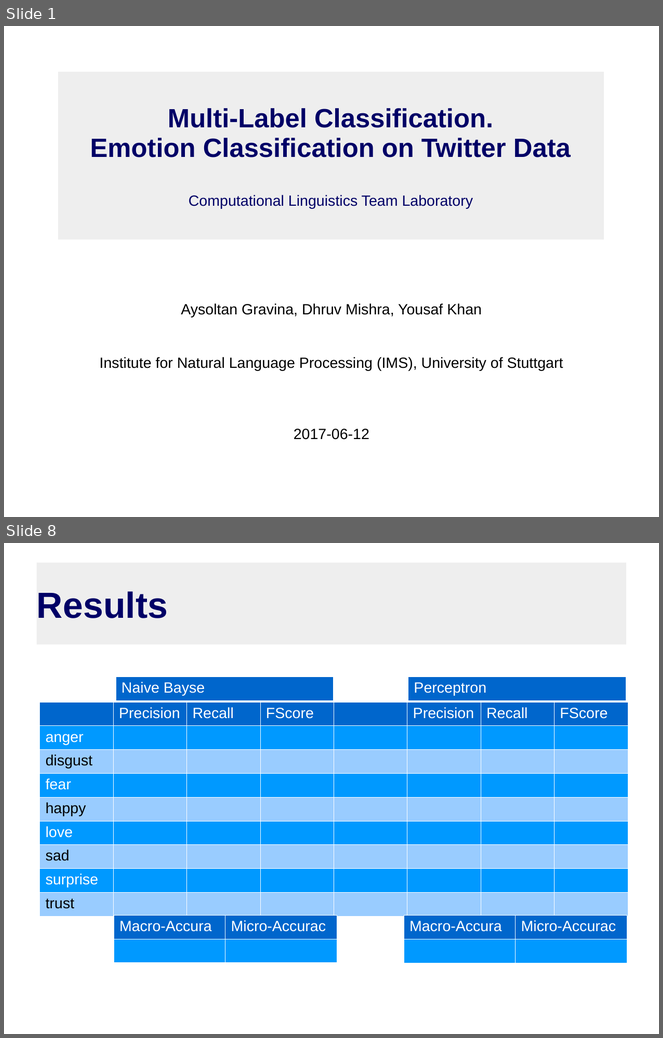
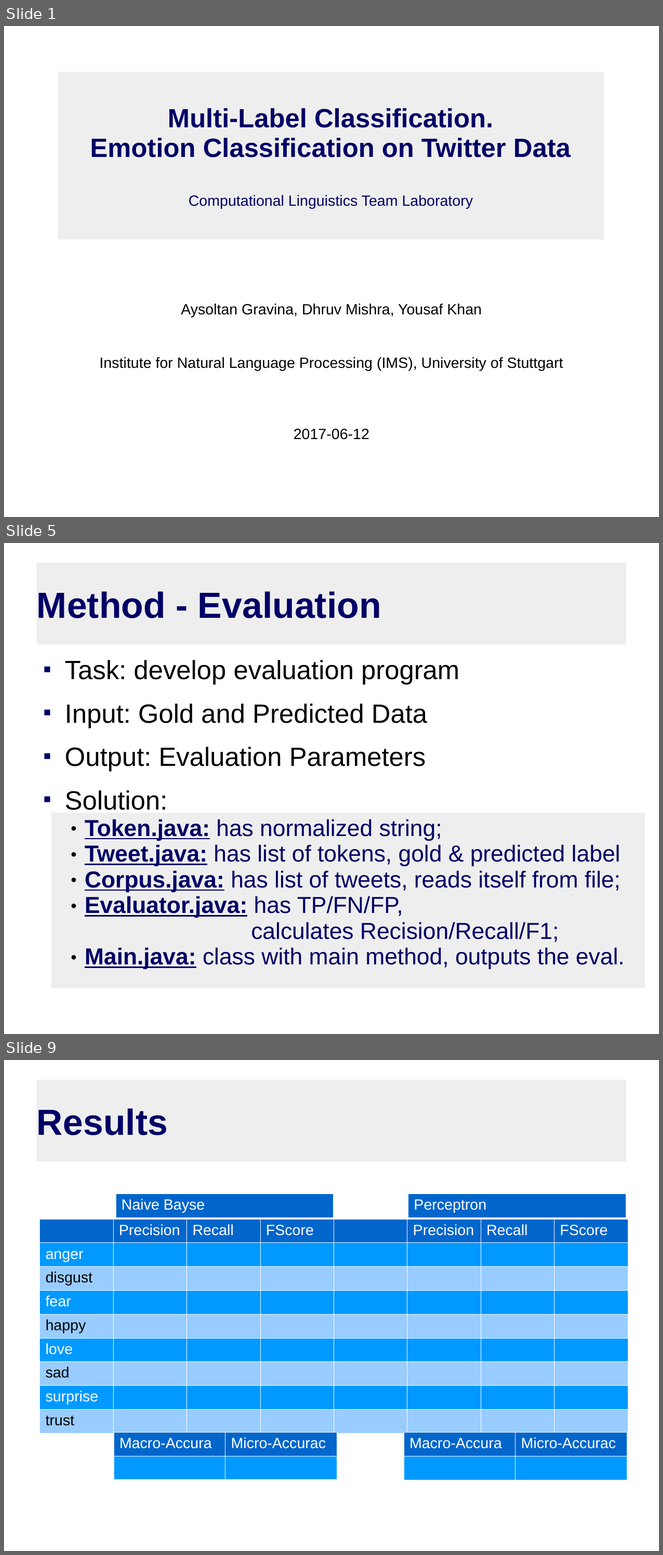
Before and after one commit to theconsummate/twitter-emotion-mining, a slide deck: PresentationTeamLab.odp. Shown one above the other, each under a label of ours: slides 1 and 8 before the commit, slides 1, 5 and 9 after it; the slides between them are not shown. The pictures are 663x1038 and 663x1555 pixels, drawn with LibreOffice and Linux fonts; fonts in the diff are those of the drawing. Boxes give left, top, right and bottom in pixels: in the first picture for what was removed or moved away, otherwise in the second. Text is boxed around its words. In the diff, an @@ line names an element or a change of style, - is before the commit and + after.

```diff
--- a/PresentationTeamLab.odp
+++ b/PresentationTeamLab.odp
@@ slide 5 added at bbox=[4, 543, 659, 1034], background #FFFFFF @@
@@ title added at bbox=[37, 563, 626, 645], fill #EEEEEE, 44 pt, text #000066, bold @@
+Method - Evaluation
@@ text added at bbox=[65, 660, 460, 810], 32 pt, text #000000 @@
+■ Task: develop evaluation program
+■ Input: Gold and Predicted Data
+■ Output: Evaluation Parameters
+■ Solution:
@@ table added at bbox=[51, 812, 646, 989], 1 rows, 1 columns @@
+Token.java: has normalized string; / Tweet.java: has list of tokens, gold & predicted label / Corpus.java: has list of tweets, reads itself from file; / Evaluator.java: has TP/FN/FP, calculates Recision/Recall/F1; / Main.java: class with main method, outputs the eval.
@@ what was slide 8 is now slide 9 @@
```
Also in this commit, not shown: 2 slides changed, 5 other slides added, 5 slides removed.
